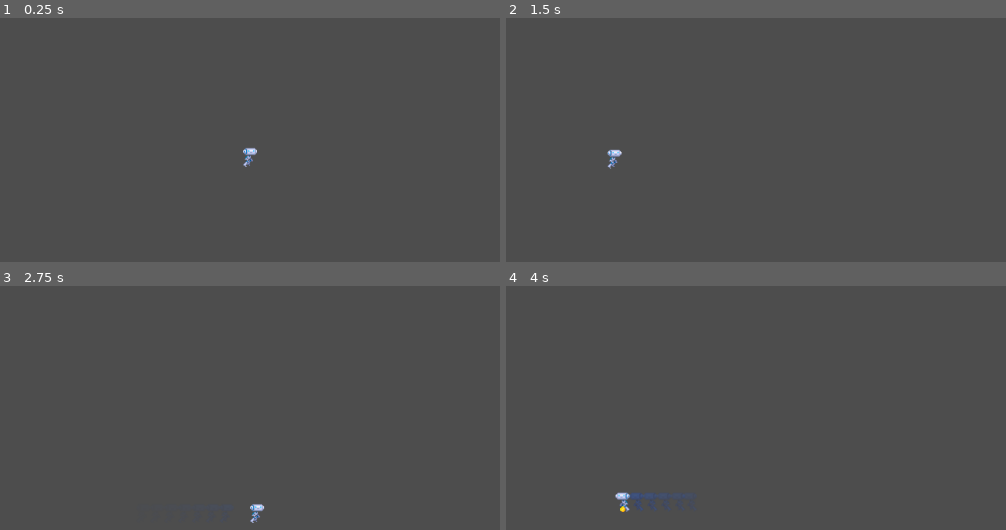
Above: before the commit, frames 1-4 (two rows, left to right).
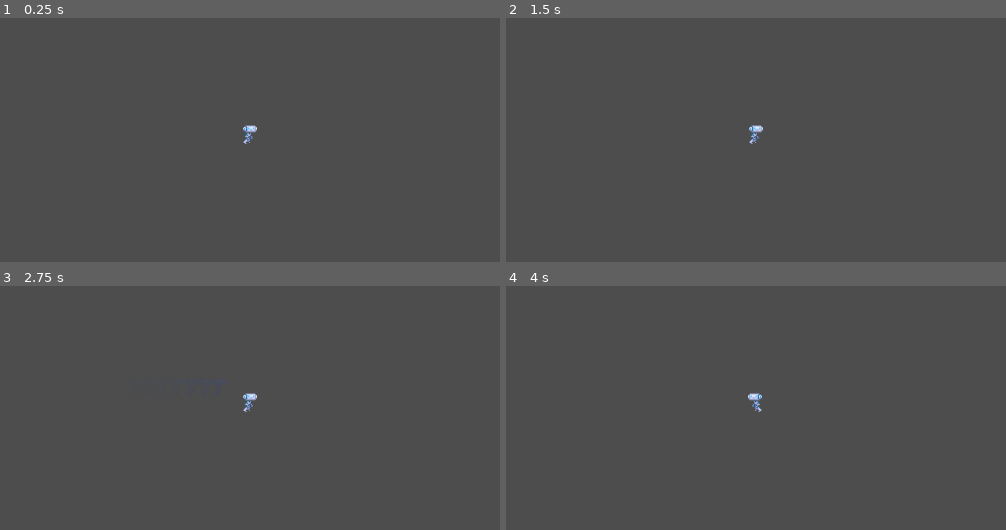
Above: after the commit, the same moments.

Repository: Slabity/LudumDare53
Game: Godot game, scene res://src/player/test_scene.tscn
Two runs of this game, one before a commit and one after it. Both use one fixed random seed, a clock stepped at 60 frames per second and the inputs below. Before the commit the project has no main scene; this scene is started directly in both runs.
Inputs (mouse positions are in pixels of both pictures, inside the frame that each line leads up to):
- Up to frame 1 (0.25 s): no input
- Up to frame 2 (1.5 s): tap Enter at 0.5 s; move the mouse to (931, 113) at 0.52 s; hold Right (ui_right) 0.53-1.25 s; tap K (dash) at 0.6 s; click (931, 113) at 0.67 s; tap J (jump) at 0.77 s; drag from (596, 157) to (716, 225) at 1.27 s
- Up to frame 3 (2.75 s): move the mouse to (330, 303) at 2.02 s; hold Right (ui_right) from 2.03 s (still down); hold Shift from 2.03 s (still down); tap K (dash) at 2.3 s
- Up to frame 4 (4 s): release Right (ui_right) at 2.75 s; release Shift at 2.75 s; drag from (716, 493) to (516, 334) at 2.77 s; tap Space at 3.5 s; move the mouse to (996, 469) at 3.52 s; hold Left (ui_left) from 3.53 s (still down); tap Ctrl at 3.6 s; tap J (jump) at 3.77 s; tap K (dash) at 3.8 s

The runs differ from the first frame. In frame 1, 0.3% of the frame differs, in the area x 48-52%, y 43-62%; in frame 2, 0.3%; in frame 3, 0.3%; in frame 4, 0.5%, in the area x 21-52%, y 43-93%.

Commit message:
Enemies pretend to steal and run away
created an enemy scene which will bounce back and forth on the platform it is one. when this enemy collides with a player it will activate a treasure chest sprite that it 'stole' and try to run away from the player.

Diff:
--- a/project.godot
+++ b/project.godot
@@ -11,6 +11,7 @@
 [application]
 
 config/name="Ludum Dare 53"
+run/main_scene="res://src/scene/main_level.tscn"
 config/features=PackedStringArray("4.0", "Forward Plus")
 
 [editor_plugins]
--- a/src/player/player.tscn
+++ b/src/player/player.tscn
@@ -1,14 +1,18 @@
-[gd_scene load_steps=6 format=3 uid="uid://b74csm0kdko4a"]
+[gd_scene load_steps=8 format=3 uid="uid://b74csm0kdko4a"]
 
 [ext_resource type="Script" path="res://src/player/player.gd" id="1_hj51j"]
 [ext_resource type="Texture2D" uid="uid://cvanx1etquv83" path="res://src/player/robot_demo.png" id="1_pqllh"]
+[ext_resource type="PackedScene" uid="uid://ba77kgop2fdgi" path="res://src/player/dash_trail_sprite.tscn" id="2_uq7gs"]
 [ext_resource type="PackedScene" uid="uid://b5sd73yadu1wj" path="res://src/utils/cooldowns.tscn" id="3_4k5eq"]
 [ext_resource type="Texture2D" uid="uid://bmniq7827svrg" path="res://src/player/coin.png" id="4_evvp3"]
 
 [sub_resource type="RectangleShape2D" id="RectangleShape2D_3mqu2"]
 
+[sub_resource type="RectangleShape2D" id="RectangleShape2D_cqjro"]
+
 [node name="Player" type="CharacterBody2D"]
 script = ExtResource("1_hj51j")
+dash_trail_sprite = ExtResource("2_uq7gs")
 
 [node name="Sprite" type="Sprite2D" parent="."]
 texture = ExtResource("1_pqllh")
@@ -33,3 +37,10 @@
 position = Vector2(0, 11)
 texture = ExtResource("4_evvp3")
 hframes = 4
+
+[node name="Camera2D" type="Camera2D" parent="."]
+
+[node name="EnemyFinder" type="Area2D" parent="."]
+
+[node name="CollisionShape2D" type="CollisionShape2D" parent="EnemyFinder"]
+shape = SubResource("RectangleShape2D_cqjro")
--- a/src/player/test_scene.tscn
+++ b/src/player/test_scene.tscn
@@ -1,7 +1,6 @@
-[gd_scene load_steps=6 format=3 uid="uid://cvvkbv4fcd7cp"]
+[gd_scene load_steps=5 format=3 uid="uid://cvvkbv4fcd7cp"]
 
 [ext_resource type="PackedScene" uid="uid://b74csm0kdko4a" path="res://src/player/player.tscn" id="1_33vo3"]
-[ext_resource type="PackedScene" uid="uid://ba77kgop2fdgi" path="res://src/player/dash_trail_sprite.tscn" id="2_5a30t"]
 
 [sub_resource type="RectangleShape2D" id="RectangleShape2D_ha7dt"]
 size = Vector2(43.5, 297)
@@ -14,10 +13,7 @@
 
 [node name="test_scene" type="Node2D"]
 
-[node name="Camera2D" type="Camera2D" parent="."]
-
 [node name="Player" parent="." instance=ExtResource("1_33vo3")]
-dash_trail_sprite = ExtResource("2_5a30t")
 
 [node name="StaticBody2D" type="StaticBody2D" parent="."]
 
--- /dev/null
+++ b/src/prefabs/enemy.tscn
@@ -0,0 +1,54 @@
+[gd_scene load_steps=7 format=3 uid="uid://2to2pbrnshnv"]
+
+[ext_resource type="Script" path="res://src/scene/EnemyScript.gd" id="1_rtfle"]
+[ext_resource type="Texture2D" uid="uid://c53wfj2taeg30" path="res://src/sprites/PlaceholderOfSuffering.png" id="2_0wa05"]
+[ext_resource type="Texture2D" uid="uid://bcurr3wnau6e6" path="res://src/sprites/TreasureChestSpriteScuffed.png" id="3_c8331"]
+
+[sub_resource type="CircleShape2D" id="CircleShape2D_p1fqe"]
+radius = 17.0
+
+[sub_resource type="CircleShape2D" id="CircleShape2D_atqqd"]
+radius = 27.074
+
+[sub_resource type="RectangleShape2D" id="RectangleShape2D_c6isa"]
+
+[node name="Enemy" type="CharacterBody2D"]
+position = Vector2(605, 560)
+script = ExtResource("1_rtfle")
+
+[node name="EnemyBody" type="Sprite2D" parent="."]
+scale = Vector2(0.64, 0.6)
+texture = ExtResource("2_0wa05")
+
+[node name="CollisionShape2D" type="CollisionShape2D" parent="."]
+shape = SubResource("CircleShape2D_p1fqe")
+
+[node name="TreasureChest" type="Sprite2D" parent="."]
+visible = false
+position = Vector2(1, -26)
+scale = Vector2(0.676553, 0.676553)
+texture = ExtResource("3_c8331")
+
+[node name="Player Detector" type="Area2D" parent="."]
+collision_layer = 0
+
+[node name="CollisionShape2D" type="CollisionShape2D" parent="Player Detector"]
+shape = SubResource("CircleShape2D_atqqd")
+
+[node name="FloorDectorLeft" type="Area2D" parent="."]
+
+[node name="CollisionShape2D" type="CollisionShape2D" parent="FloorDectorLeft"]
+position = Vector2(-29, 35)
+shape = SubResource("RectangleShape2D_c6isa")
+
+[node name="FloorDectorRight" type="Area2D" parent="."]
+
+[node name="CollisionShape2D" type="CollisionShape2D" parent="FloorDectorRight"]
+position = Vector2(30, 35)
+shape = SubResource("RectangleShape2D_c6isa")
+
+[connection signal="body_entered" from="Player Detector" to="." method="_on_area_2d_body_entered"]
+[connection signal="body_entered" from="FloorDectorLeft" to="." method="_on_floor_dector_left_body_entered"]
+[connection signal="body_exited" from="FloorDectorLeft" to="." method="_on_floor_dector_left_body_exited"]
+[connection signal="body_entered" from="FloorDectorRight" to="." method="_on_floor_dector_right_body_entered"]
+[connection signal="body_exited" from="FloorDectorRight" to="." method="_on_floor_dector_right_body_exited"]
--- /dev/null
+++ b/src/prefabs/floor_tile.tscn
@@ -0,0 +1,16 @@
+[gd_scene load_steps=3 format=3 uid="uid://gejo2gh12gf4"]
+
+[ext_resource type="Texture2D" uid="uid://b1hgb2b6bhrll" path="res://src/Sprites/GrassBlockPlaceholder.png" id="1_tn5jk"]
+
+[sub_resource type="RectangleShape2D" id="RectangleShape2D_hq1ng"]
+size = Vector2(65, 67)
+
+[node name="Floor" type="StaticBody2D"]
+position = Vector2(33, 615)
+
+[node name="Sprite2D" type="Sprite2D" parent="."]
+texture = ExtResource("1_tn5jk")
+
+[node name="CollisionShape2D" type="CollisionShape2D" parent="."]
+position = Vector2(-0.5, -0.5)
+shape = SubResource("RectangleShape2D_hq1ng")
--- /dev/null
+++ b/src/scene/EnemyScript.gd
@@ -0,0 +1,81 @@
+extends CharacterBody2D
+
+var dir  = true
+var is_stealing = false
+var stealing_speed_mod = 2
+var dir_to_run_in_x  = 0
+
+const SPEED = 50.0
+var gravity = ProjectSettings.get_setting("physics/2d/default_gravity")
+var collision_tracker_array_left : Array = []
+var collision_tracker_array_right : Array = []
+
+func _on_area_2d_body_entered(body):
+	if(body.is_in_group("Player")):
+		is_stealing = true;
+		print(body.position)
+		print(self.position)
+		if ((body.position - self.position).normalized().x > 0):
+			dir_to_run_in_x = -1
+		else:
+			dir_to_run_in_x = 1
+
+		print(dir_to_run_in_x)
+		var node = get_child(2)
+		if(node != null):
+			node.visible = true
+
+
+func _physics_process(delta):
+	if not is_on_floor():
+		velocity.y += gravity * delta
+
+	if (is_stealing):
+		velocity.x = dir_to_run_in_x * SPEED * stealing_speed_mod
+		move_and_slide()
+		return
+
+
+	if(collision_tracker_array_right.size() == 0):
+		dir = false
+
+	if(collision_tracker_array_left.size() == 0):
+		dir = true
+
+	if(dir):
+		velocity.x = SPEED
+	else:
+		velocity.x = -1*SPEED
+
+	move_and_slide()
+
+
+func _on_floor_dector_right_body_exited(body):
+	for i in range(collision_tracker_array_right.size()):
+		if (collision_tracker_array_right[i] == body):
+			collision_tracker_array_right.remove_at(i)
+			return
+
+
+
+func _on_floor_dector_left_body_exited(body):
+	for i in range(collision_tracker_array_left.size()):
+		if (collision_tracker_array_left[i] == body):
+			collision_tracker_array_left.remove_at(i)
+			return
+
+
+func _on_floor_dector_left_body_entered(body):
+	for i in range(collision_tracker_array_left.size()):
+		if (collision_tracker_array_left[i] == body):
+			return
+
+	collision_tracker_array_left.append(body)
+
+
+func _on_floor_dector_right_body_entered(body):
+	for i in range(collision_tracker_array_right.size()):
+		if (collision_tracker_array_right[i] == body):
+			return
+
+	collision_tracker_array_right.append(body)
--- /dev/null
+++ b/src/scene/main_level.tscn
@@ -0,0 +1,87 @@
+[gd_scene load_steps=4 format=3 uid="uid://smxbjbahhmou"]
+
+[ext_resource type="PackedScene" uid="uid://b74csm0kdko4a" path="res://src/player/player.tscn" id="2_n5a7s"]
+[ext_resource type="PackedScene" uid="uid://gejo2gh12gf4" path="res://src/prefabs/floor_tile.tscn" id="2_n8fqs"]
+[ext_resource type="PackedScene" uid="uid://2to2pbrnshnv" path="res://src/prefabs/enemy.tscn" id="3_v5lvt"]
+
+[node name="MainLevel" type="Node2D"]
+
+[node name="TerrainHolder" type="Node2D" parent="."]
+
+[node name="Floor2" parent="TerrainHolder" instance=ExtResource("2_n8fqs")]
+position = Vector2(164, 615)
+
+[node name="Floor3" parent="TerrainHolder" instance=ExtResource("2_n8fqs")]
+position = Vector2(229, 615)
+
+[node name="Floor4" parent="TerrainHolder" instance=ExtResource("2_n8fqs")]
+position = Vector2(294, 615)
+
+[node name="Floor5" parent="TerrainHolder" instance=ExtResource("2_n8fqs")]
+position = Vector2(359, 615)
+
+[node name="Floor6" parent="TerrainHolder" instance=ExtResource("2_n8fqs")]
+position = Vector2(425, 615)
+
+[node name="Floor7" parent="TerrainHolder" instance=ExtResource("2_n8fqs")]
+position = Vector2(490, 615)
+
+[node name="Floor8" parent="TerrainHolder" instance=ExtResource("2_n8fqs")]
+position = Vector2(556, 615)
+
+[node name="Floor9" parent="TerrainHolder" instance=ExtResource("2_n8fqs")]
+position = Vector2(621, 615)
+
+[node name="Floor10" parent="TerrainHolder" instance=ExtResource("2_n8fqs")]
+position = Vector2(687, 615)
+
+[node name="Floor11" parent="TerrainHolder" instance=ExtResource("2_n8fqs")]
+position = Vector2(753, 615)
+
+[node name="Floor12" parent="TerrainHolder" instance=ExtResource("2_n8fqs")]
+position = Vector2(818, 615)
+
+[node name="Floor13" parent="TerrainHolder" instance=ExtResource("2_n8fqs")]
+position = Vector2(885, 615)
+
+[node name="Floor14" parent="TerrainHolder" instance=ExtResource("2_n8fqs")]
+position = Vector2(950, 615)
+
+[node name="Floor15" parent="TerrainHolder" instance=ExtResource("2_n8fqs")]
+position = Vector2(1016, 615)
+
+[node name="Floor16" parent="TerrainHolder" instance=ExtResource("2_n8fqs")]
+position = Vector2(1081, 615)
+
+[node name="Floor17" parent="TerrainHolder" instance=ExtResource("2_n8fqs")]
+position = Vector2(1147, 615)
+
+[node name="Floor18" parent="TerrainHolder" instance=ExtResource("2_n8fqs")]
+position = Vector2(490, 419)
+
+[node name="Floor19" parent="TerrainHolder" instance=ExtResource("2_n8fqs")]
+position = Vector2(425, 419)
+
+[node name="Floor20" parent="TerrainHolder" instance=ExtResource("2_n8fqs")]
+position = Vector2(359, 419)
+
+[node name="Floor21" parent="TerrainHolder" instance=ExtResource("2_n8fqs")]
+position = Vector2(360, 487)
+
+[node name="Floor22" parent="TerrainHolder" instance=ExtResource("2_n8fqs")]
+position = Vector2(294, 487)
+
+[node name="Floor23" parent="TerrainHolder" instance=ExtResource("2_n8fqs")]
+position = Vector2(687, 549)
+
+[node name="Floor24" parent="TerrainHolder" instance=ExtResource("2_n8fqs")]
+position = Vector2(687, 481)
+
+[node name="Floor25" parent="TerrainHolder" instance=ExtResource("2_n8fqs")]
+position = Vector2(686, 415)
+
+[node name="Player" parent="." groups=["Player"] instance=ExtResource("2_n5a7s")]
+position = Vector2(173, 557)
+
+[node name="Enemy2" parent="." instance=ExtResource("3_v5lvt")]
+position = Vector2(421, 319)
Binary file added: src/sprites/ALogoOfAllTime.png
Not shown, added: src/sprites/ALogoOfAllTime.png.import
Binary file added: src/sprites/GrassBlockPlaceholder.png
Not shown, added: src/sprites/GrassBlockPlaceholder.png.import
Binary file added: src/sprites/PlaceholderOfSuffering.png
Not shown, added: src/sprites/PlaceholderOfSuffering.png.import
Binary file added: src/sprites/TreasureChestSpriteScuffed.png
Not shown, added: src/sprites/TreasureChestSpriteScuffed.png.import
